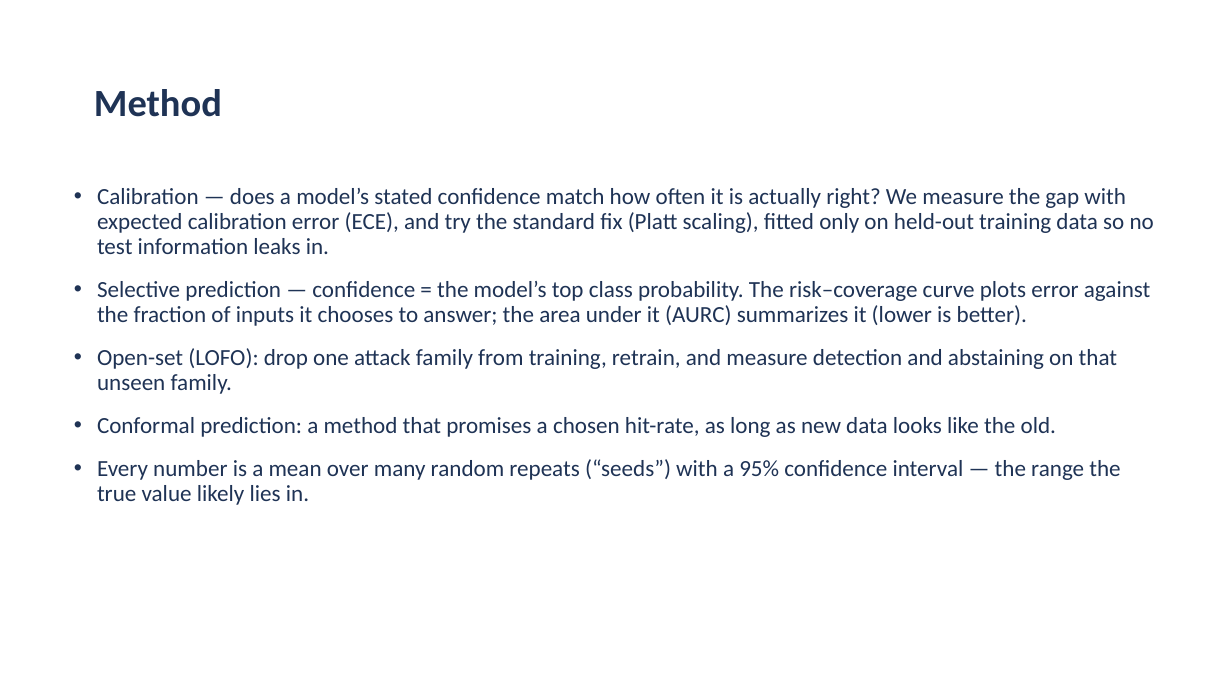
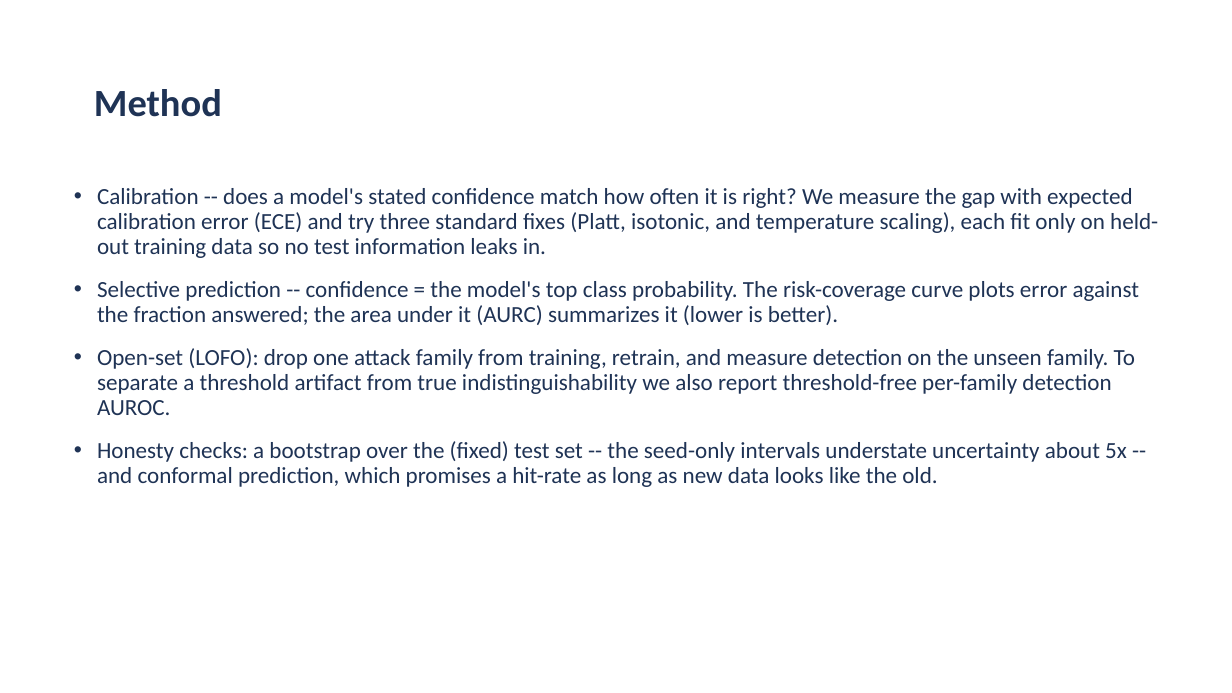
Before and after one commit to aiparallel0/chaoscrypt, a slide deck: slide 4 of papers/paper2-ids-selective/presentation.pptx. Drawn at 1232x693 pixels with LibreOffice and Linux fonts; fonts in the diff are those of the drawing; background and template pictures are left out. Boxes give left, top, right and bottom in pixels: in the first picture for what was removed or moved away, otherwise in the second. Text is boxed around its words. In the diff, an @@ line names an element or a change of style, - is before the commit and + after.

```diff
--- a/papers/paper2-ids-selective/presentation.pptx
+++ b/papers/paper2-ids-selective/presentation.pptx
@@ text at (97, 188, 1158, 487): text changed @@
-• Calibration — does a model’s stated confidence match how often it is actually right? We measure the gap with expected calibration error (ECE), and try the standard fix (Platt scaling), fitted only on held-out training data so no test information leaks in.
-• Selective prediction — confidence = the model’s top class probability. The risk–coverage curve plots error against the fraction of inputs it chooses to answer; the area under it (AURC) summarizes it (lower is better).
-• Open-set (LOFO): drop one attack family from training, retrain, and measure detection and abstaining on that unseen family.
-• Conformal prediction: a method that promises a chosen hit-rate, as long as new data looks like the old.
-• Every number is a mean over many random repeats (“seeds”) with a 95% confidence interval — the range the true value likely lies in.
+• Calibration -- does a model's stated confidence match how often it is right? We measure the gap with expected calibration error (ECE) and try three standard fixes (Platt, isotonic, and temperature scaling), each fit only on held-out training data so no test information leaks in.
+• Selective prediction -- confidence = the model's top class probability. The risk-coverage curve plots error against the fraction answered; the area under it (AURC) summarizes it (lower is better).
+• Open-set (LOFO): drop one attack family from training, retrain, and measure detection on the unseen family. To separate a threshold artifact from true indistinguishability we also report threshold-free per-family detection AUROC.
+• Honesty checks: a bootstrap over the (fixed) test set -- the seed-only intervals understate uncertainty about 5x -- and conformal prediction, which promises a hit-rate as long as new data looks like the old.
```
Also in this commit, not shown: 3 other slides changed, 4 slides added, 3 slides removed, 26 other files.
